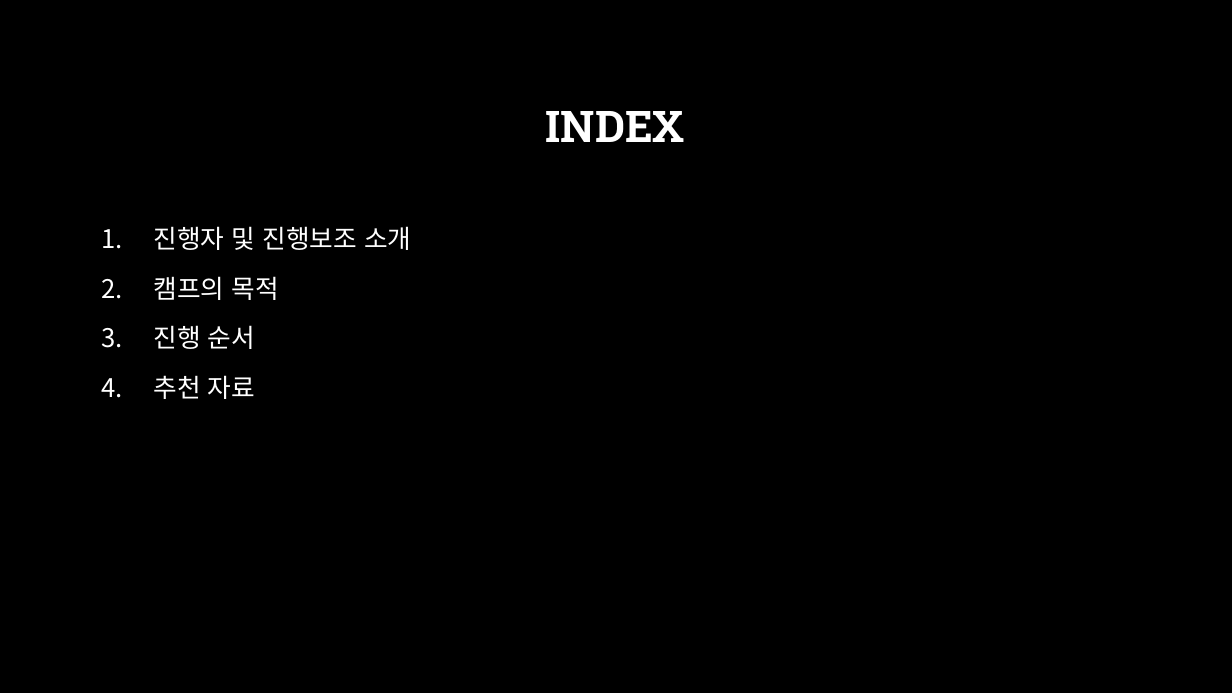
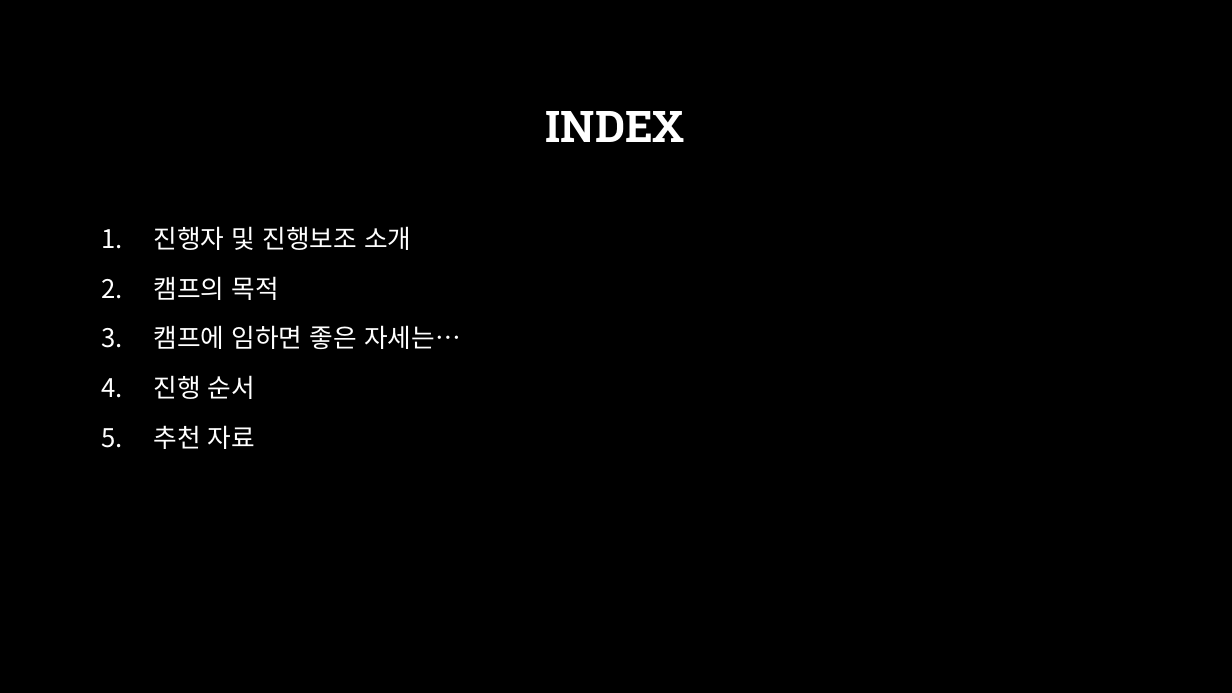
Before and after one commit to across0406/2017-GNU-Science-Camp-of-Computer-Science, a slide deck: slide 2 of ppt/GNU CS 과학캠프.pptx. Drawn at 1232x693 pixels with LibreOffice and Linux fonts; fonts in the diff are those of the drawing; background and template pictures are left out. Boxes give left, top, right and bottom in pixels: in the first picture for what was removed or moved away, otherwise in the second. Text is boxed around its words. In the diff, an @@ line names an element or a change of style, - is before the commit and + after.

```diff
--- a/ppt/GNU CS 과학캠프.pptx
+++ b/ppt/GNU CS 과학캠프.pptx
@@ text at (154,325,461,349): paragraph added @@
+3. 캠프에 임하면 좋은 자세는…
```
Also in this commit, not shown: 1 other slide changed, 1 slide added, 6 other files.
